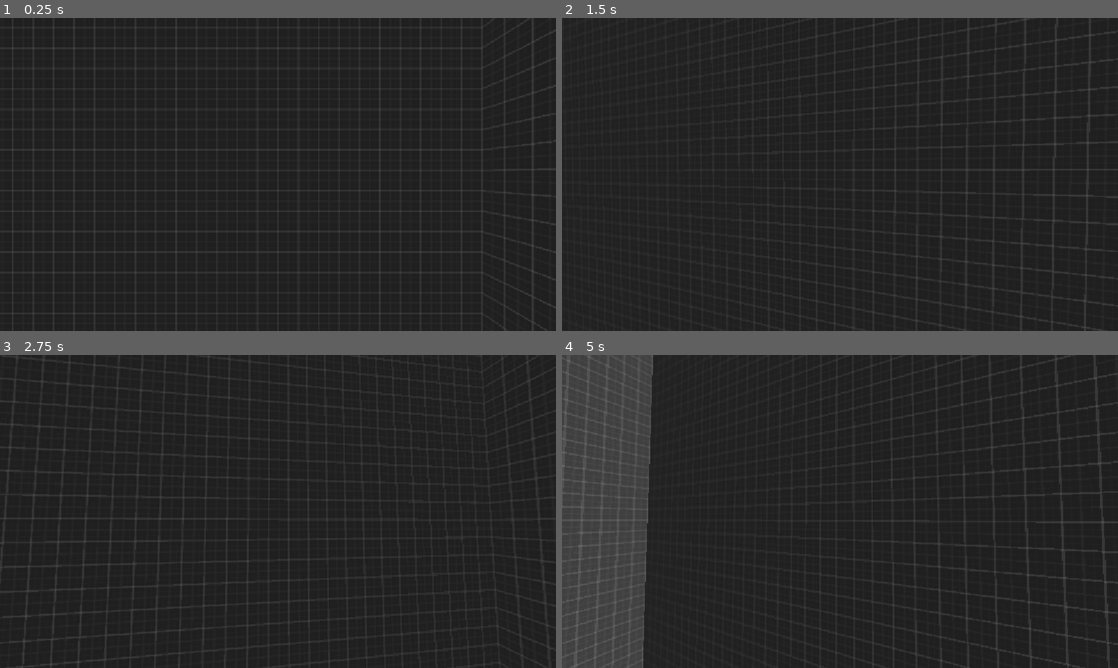
Above: before the commit, frames 1-4 (two rows, left to right).
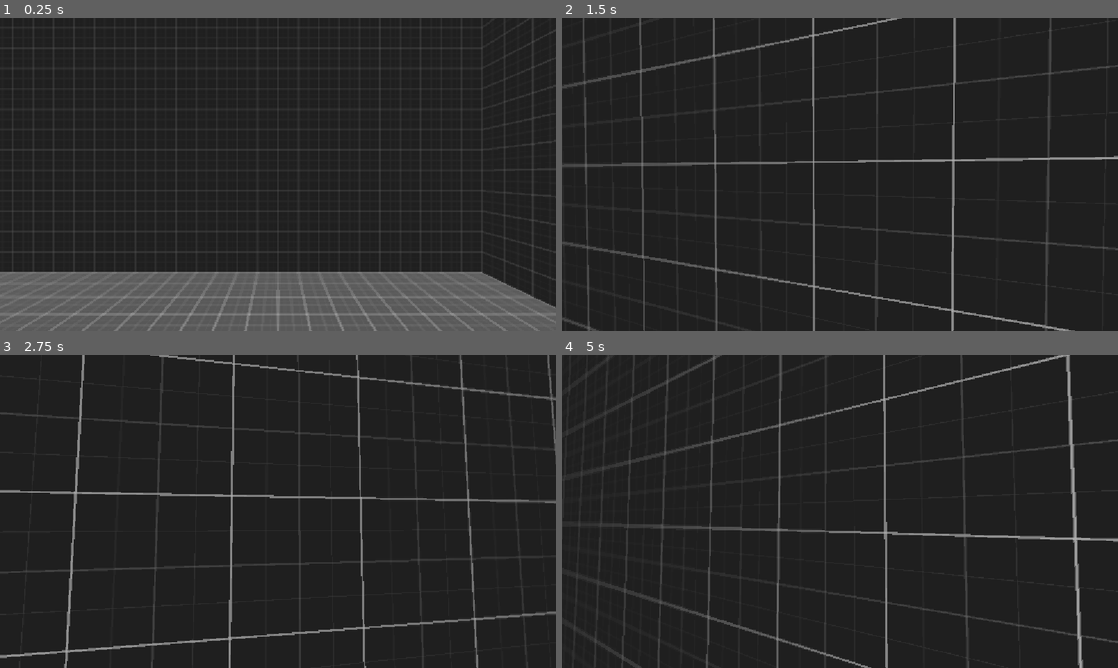
Above: after the commit, the same moments.

Repository: NikolayLobkov/lvl10_gmae
Game: Godot game, scene res://node.tscn
Two runs of this game, one before a commit and one after it. Both use one fixed random seed, a clock stepped at 60 frames per second and the inputs below.
Inputs (mouse positions are in pixels of both pictures, inside the frame that each line leads up to):
- Up to frame 1 (0.25 s): no input
- Up to frame 2 (1.5 s): tap Enter at 0.5 s; move the mouse to (867, 174) at 0.52 s; hold Shift (sprint) 0.53-1.28 s; hold W (move_forward) from 0.53 s (still down); tap Space (jump) at 0.77 s; move the mouse to (812, 174) at 1.27 s; tap Shift (sprint) at 1.35 s
- Up to frame 3 (2.75 s): keep holding W (move_forward); tap Space (jump) at 1.52 s; move the mouse to (289, 505) at 2.02 s; hold Shift (sprint) from 2.03 s (still down)
- Up to frame 4 (5 s): keep holding W (move_forward); tap Space (jump) at 2.75, 3.02, 3.77, 4.52 s; move the mouse to (834, 517) at 2.77 s; release Shift (sprint) at 2.78 s; tap Shift (sprint) at 2.85, 4.35 s; move the mouse to (878, 514) at 3.52 s; hold Shift (sprint) 3.53-4.28 s; move the mouse to (795, 508) at 4.27 s

The runs differ from the first frame. In frame 1, 18% of the frame differs, in the area x 0-100%, y 81-100%; in frame 2, 5.4%; in frame 3, 5.0%; in frame 4, 19%, in the area x 0-100%, y 0-100%.

Commit message:
avavavavav

Diff:
--- a/game/gameplay/characters/player/player.tscn
+++ b/game/gameplay/characters/player/player.tscn
@@ -5,14 +5,15 @@
 [ext_resource type="Script" uid="uid://cc8oqox64agf6" path="res://game/gameplay/systems/C_look.gd" id="3_5r3o2"]
 [ext_resource type="Script" uid="uid://bnviqnup0u4nf" path="res://game/gameplay/systems/R_movement_data.gd" id="3_fqfne"]
 [ext_resource type="Script" uid="uid://defy8uifcqmof" path="res://game/gameplay/systems/C_health.gd" id="5_fqfne"]
+[ext_resource type="Script" uid="uid://d0fxh6284gtvf" path="res://game/gameplay/systems/hitbox.gd" id="6_o0sjo"]
 
 [sub_resource type="CapsuleShape3D" id="CapsuleShape3D_5x802"]
-radius = 10.0
-height = 40.0
+radius = 1.5
+height = 6.0
 
 [sub_resource type="CapsuleMesh" id="CapsuleMesh_5x802"]
-radius = 10.0
-height = 40.0
+radius = 1.5
+height = 6.0
 radial_segments = 8
 rings = 4
 
@@ -25,8 +26,9 @@
 script = ExtResource("1_1jdmm")
 
 [node name="CollisionShape3D" type="CollisionShape3D" parent="." unique_id=1735760373]
-transform = Transform3D(1, 0, 0, 0, 1, 0, 0, 0, 1, 0, 20, 0)
+transform = Transform3D(1, 0, 0, 0, 1, 0, 0, 0, 1, 0, 3, 0)
 shape = SubResource("CapsuleShape3D_5x802")
+debug_color = Color(0.9960373, 0, 0.20279518, 0.41960785)
 
 [node name="Mesh" type="MeshInstance3D" parent="CollisionShape3D" unique_id=769840052]
 mesh = SubResource("CapsuleMesh_5x802")
@@ -46,6 +48,18 @@
 metadata/_custom_type_script = "uid://defy8uifcqmof"
 
 [node name="CameraPivot" type="Node3D" parent="." unique_id=149730806]
-transform = Transform3D(1, 0, 0, 0, 1, 0, 0, 0, 1, 0, 35.8, 0)
+transform = Transform3D(1, 0, 0, 0, 1, 0, 0, 0, 1, 0, 4.799999, 0)
 
 [node name="Camera3D" type="Camera3D" parent="CameraPivot" unique_id=1046170632]
+
+[node name="Hitbox" type="Area3D" parent="." unique_id=60004313 node_paths=PackedStringArray("health_comp")]
+collision_layer = 8
+collision_mask = 0
+script = ExtResource("6_o0sjo")
+health_comp = NodePath("../HealthComponent")
+metadata/_custom_type_script = "uid://d0fxh6284gtvf"
+
+[node name="CollisionShape3D" type="CollisionShape3D" parent="Hitbox" unique_id=1715355035]
+transform = Transform3D(1, 0, 0, 0, 1, 0, 0, 0, 1, 0, 3, 0)
+shape = SubResource("CapsuleShape3D_5x802")
+debug_color = Color(0.9960373, 0, 0.20279518, 0.41960785)
--- /dev/null
+++ b/game/gameplay/characters/test/char.tscn
@@ -0,0 +1,56 @@
+[gd_scene format=3 uid="uid://bxq7jjw8nalql"]
+
+[ext_resource type="Script" uid="uid://nwxr4q2rifwv" path="res://game/gameplay/systems/C_movement.gd" id="1_wntmd"]
+[ext_resource type="Script" uid="uid://bnviqnup0u4nf" path="res://game/gameplay/systems/R_movement_data.gd" id="2_ajfck"]
+[ext_resource type="Script" uid="uid://defy8uifcqmof" path="res://game/gameplay/systems/C_health.gd" id="3_4ky7p"]
+[ext_resource type="Script" uid="uid://d0fxh6284gtvf" path="res://game/gameplay/systems/hitbox.gd" id="4_dlddw"]
+
+[sub_resource type="CapsuleShape3D" id="CapsuleShape3D_wntmd"]
+radius = 1.5
+height = 6.0
+
+[sub_resource type="CapsuleMesh" id="CapsuleMesh_ajfck"]
+radius = 1.5
+height = 6.0
+radial_segments = 8
+rings = 4
+
+[sub_resource type="Resource" id="Resource_xgpjt"]
+script = ExtResource("2_ajfck")
+default_speed = 20.0
+metadata/_custom_type_script = "uid://bnviqnup0u4nf"
+
+[sub_resource type="CapsuleShape3D" id="CapsuleShape3D_4ky7p"]
+radius = 1.5
+height = 6.0
+
+[node name="Char" type="CharacterBody3D" unique_id=148033756]
+
+[node name="CollisionShape3D" type="CollisionShape3D" parent="." unique_id=708127267]
+transform = Transform3D(1, 0, 0, 0, 1, 0, 0, 0, 1, 0, 3, 0)
+shape = SubResource("CapsuleShape3D_wntmd")
+debug_color = Color(0.9960373, 0, 0.20279518, 0.41960785)
+
+[node name="Mesh" type="MeshInstance3D" parent="CollisionShape3D" unique_id=2102665447]
+mesh = SubResource("CapsuleMesh_ajfck")
+
+[node name="MovementComponent" type="Node" parent="." unique_id=2061830610 node_paths=PackedStringArray("actor")]
+script = ExtResource("1_wntmd")
+actor = NodePath("..")
+params = SubResource("Resource_xgpjt")
+
+[node name="HealthComponent" type="Node" parent="." unique_id=684977346]
+script = ExtResource("3_4ky7p")
+metadata/_custom_type_script = "uid://defy8uifcqmof"
+
+[node name="Hitbox" type="Area3D" parent="." unique_id=1791836952 node_paths=PackedStringArray("health_comp")]
+collision_layer = 8
+collision_mask = 0
+script = ExtResource("4_dlddw")
+health_comp = NodePath("")
+metadata/_custom_type_script = "uid://d0fxh6284gtvf"
+
+[node name="CollisionShape3D" type="CollisionShape3D" parent="Hitbox" unique_id=14441134]
+transform = Transform3D(1, 0, 0, 0, 1, 0, 0, 0, 1, 0, 3, 0)
+shape = SubResource("CapsuleShape3D_4ky7p")
+debug_color = Color(0.9960373, 0, 0.20279518, 0.41960785)
--- a/game/gameplay/systems/C_health.gd
+++ b/game/gameplay/systems/C_health.gd
@@ -3,18 +3,22 @@
 
 signal health_changed(value: float)
 signal max_health_changed(value: float)
-signal damage_taked
+signal damage_taked(data: AttackData)
 
 
 
 var health: float = 100.0: set = change_health
-var max_health: float = 100.0: set = change_max_health
+@export_range(1.0, 1000.0, 1.0, 'or_greater') var max_health: float = 100.0: set = change_max_health
 
 
 
 func change_health(value: float) -> void:
-	health = value
+	health = clampf(value, 0.0, max_health)
+	health_changed.emit(value)
 func change_max_health(value: float) -> void:
-	max_health = value
-func damage() -> void:
-	pass
+	max_health = maxf(max_health, 1.0)
+	max_health_changed.emit(value)
+func damage(data: AttackData) -> void:
+	if data:
+		health -= data.damage
+		damage_taked.emit(data)
--- /dev/null
+++ b/game/gameplay/systems/O_attack_data.gd
@@ -0,0 +1,5 @@
+class_name AttackData extends RefCounted
+
+
+
+var damage: float
--- a/game/gameplay/systems/hitbox.gd
+++ b/game/gameplay/systems/hitbox.gd
@@ -1,7 +1,18 @@
 class_name Hitbox extends Area3D
 
 
+signal damage_taked(data: AttackData)
+
+@export var health_comp: HealthComponent
 
 
-func damage() -> void:
-	pass
+func _enter_tree() -> void:
+	# Выставляем значение слоя на всякий случай.
+	collision_layer = 1 << 3
+
+func damage(data: AttackData) -> void:
+	damage_taked.emit(data)
+	if health_comp:
+		health_comp.damage(data)
+		return
+	print_rich('[color=red]Компонент здоровья не указан![/color]')
--- a/node.tscn
+++ b/node.tscn
@@ -3,6 +3,7 @@
 [ext_resource type="Material" uid="uid://dookteqwpbl6e" path="res://assets/prototype/M_dark_01.tres" id="1_sy5k4"]
 [ext_resource type="PackedScene" uid="uid://bwyokrser1rrd" path="res://game/gameplay/characters/player/player.tscn" id="2_j2q8x"]
 [ext_resource type="Environment" uid="uid://i5jfhdg5exje" path="res://data/environments/main.tres" id="3_112p8"]
+[ext_resource type="PackedScene" uid="uid://bxq7jjw8nalql" path="res://game/gameplay/characters/test/char.tscn" id="4_e2u21"]
 
 [sub_resource type="StandardMaterial3D" id="StandardMaterial3D_weh01"]
 
@@ -53,19 +54,24 @@
 size = Vector3(173, 1, 97)
 material = ExtResource("1_sy5k4")
 
-[node name="Player" parent="." unique_id=1327017756 instance=ExtResource("2_j2q8x")]
-
 [node name="WorldEnvironment" type="WorldEnvironment" parent="." unique_id=1118711779]
 environment = ExtResource("3_112p8")
 
-[node name="level" type="Node3D" parent="." unique_id=605274111]
+[node name="Level" type="Node3D" parent="." unique_id=605274111]
 
-[node name="Plane_033" type="MeshInstance3D" parent="level" unique_id=907717238]
+[node name="Plane_033" type="MeshInstance3D" parent="Level" unique_id=907717238]
 transform = Transform3D(20, 0, 0, 0, 1, 0, 0, 0, 20, -10, 0, 9.999992)
 material_override = ExtResource("1_sy5k4")
 mesh = SubResource("ArrayMesh_jqo6s")
 
-[node name="StaticBody3D" type="StaticBody3D" parent="level/Plane_033" unique_id=1510282212]
+[node name="StaticBody3D" type="StaticBody3D" parent="Level/Plane_033" unique_id=1510282212]
 
-[node name="CollisionShape3D" type="CollisionShape3D" parent="level/Plane_033/StaticBody3D" unique_id=1888583696]
+[node name="CollisionShape3D" type="CollisionShape3D" parent="Level/Plane_033/StaticBody3D" unique_id=1888583696]
 shape = SubResource("ConcavePolygonShape3D_112p8")
+
+[node name="Characters" type="Node3D" parent="." unique_id=1847898279]
+
+[node name="Player" parent="Characters" unique_id=1327017756 instance=ExtResource("2_j2q8x")]
+
+[node name="Char" parent="Characters" unique_id=148033756 instance=ExtResource("4_e2u21")]
+transform = Transform3D(1, 0, 0, 0, 1, 0, 0, 0, 1, 113, 0, 52)
--- a/project.godot
+++ b/project.godot
@@ -66,6 +66,13 @@
 ]
 }
 
+[layer_names]
+
+3d_render/layer_1="world"
+3d_render/layer_2="characters"
+3d_render/layer_3="triggers"
+3d_render/layer_4="hitboxes"
+
 [physics]
 
 3d/physics_engine="Jolt Physics"
Not shown, added: game/gameplay/systems/O_attack_data.gd.uid
